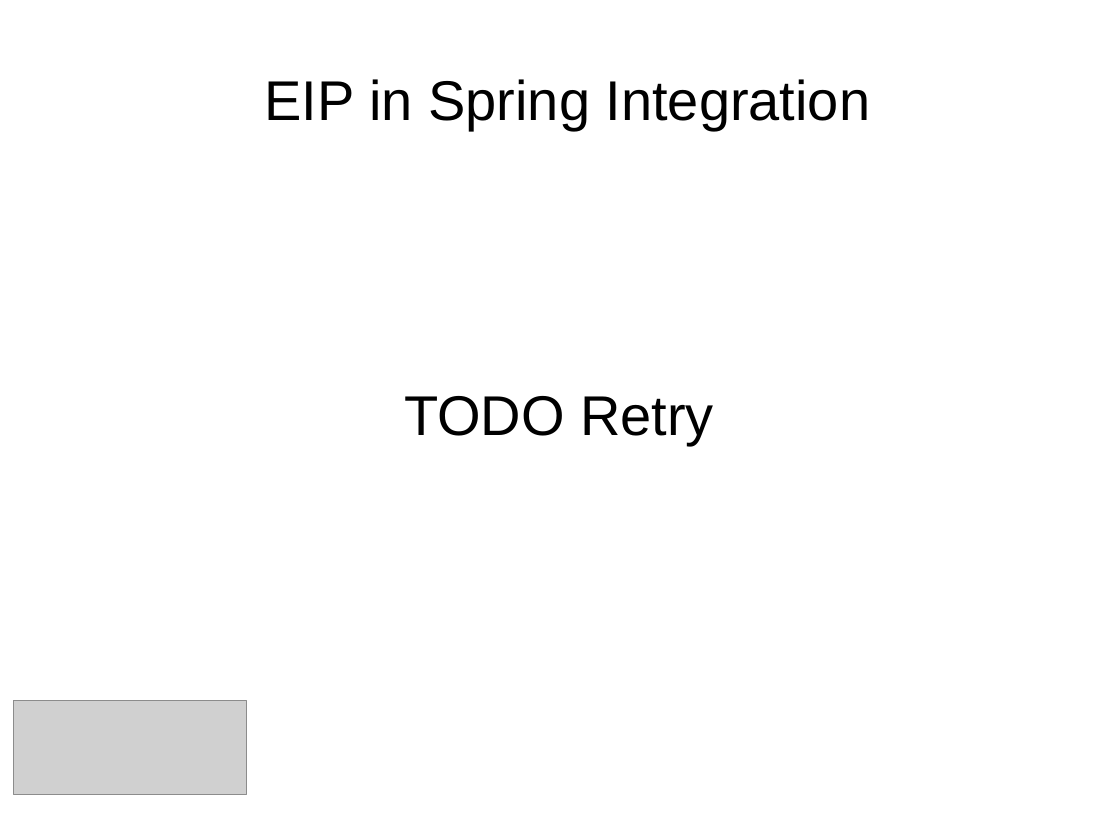
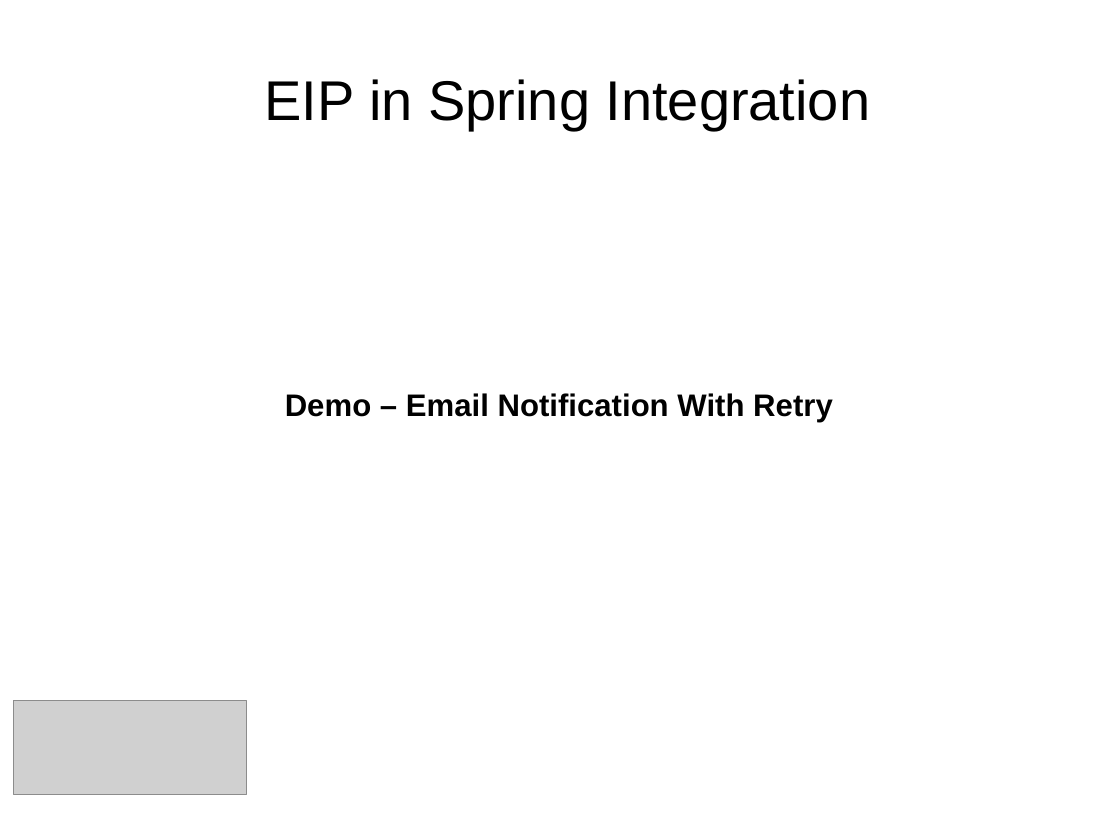
Before and after one commit to dgyordanov/springintegration, a slide deck: slide 34 of Spring_Integration.ppt (slide 33 before the commit). Drawn at 1120x840 pixels with LibreOffice and Linux fonts; fonts in the diff are those of the drawing; grey boxes stand for pictures; background and template pictures are left out. Boxes give left, top, right and bottom in pixels: in the first picture for what was removed or moved away, otherwise in the second. Text is boxed around its words. In the diff, an @@ line names an element or a change of style, - is before the commit and + after.

```diff
--- a/Spring_Integration.ppt
+++ b/Spring_Integration.ppt
@@ text at <box>285,393,833,423</box>: text changed; size 36 to 20 pt; bold on @@
-TODO Retry
+Demo – Email Notification With Retry
```
Also in this commit, not shown: 12 other slides changed, 1 slide added, 6 other files.
